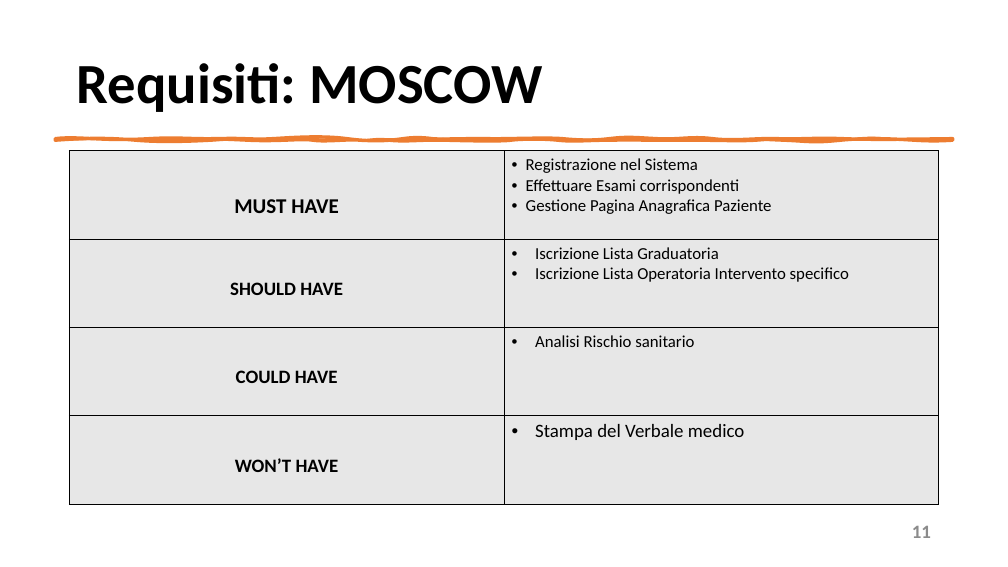
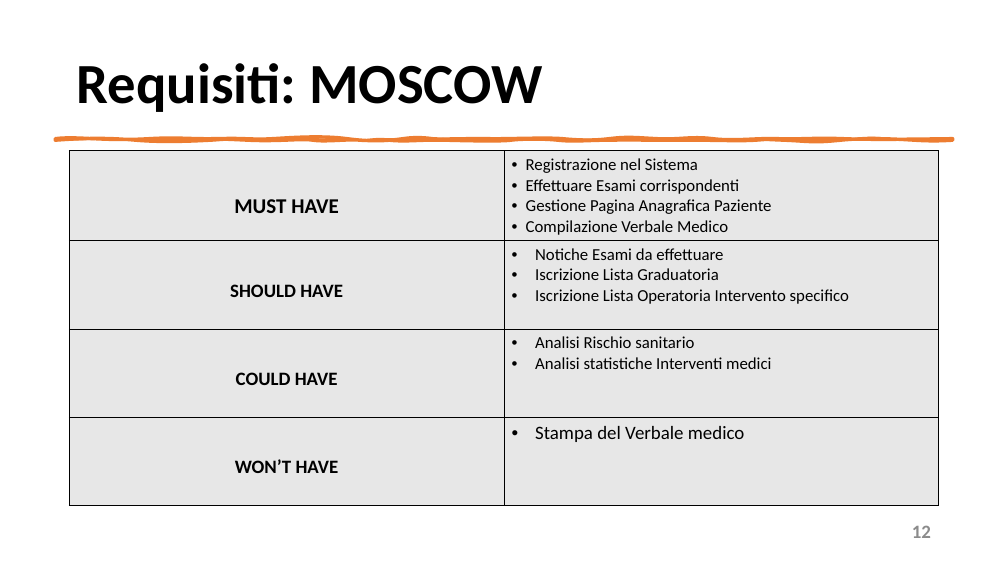
Before and after one commit to mangilimatteo/Progetto_Ingegneria_Software_Cattaneo_Mangili_Saini, a slide deck: slide 12 of Presentazione/Presentazione_Progetto.pptx (slide 11 before the commit). Drawn at 1008x567 pixels with LibreOffice and Linux fonts; fonts in the diff are those of the drawing. Boxes give left, top, right and bottom in pixels: in the first picture for what was removed or moved away, otherwise in the second. Text is boxed around its words. In the diff, an @@ line names an element or a change of style, - is before the commit and + after.

Commit message:
Update Presentazione Progetto
Correzione errori, compilazione Requisiti e Tools

```diff
--- a/Presentazione/Presentazione_Progetto.pptx
+++ b/Presentazione/Presentazione_Progetto.pptx
@@ table at bbox=[70, 151, 939, 504] @@
-row 1, column 2: Registrazione nel Sistema / Effettuare Esami corrispondenti / Gestione Pagina Anagrafica Paziente
+row 1, column 2: Registrazione nel Sistema / Effettuare Esami corrispondenti / Gestione Pagina Anagrafica Paziente / Compilazione Verbale Medico
-row 2, column 2: Iscrizione Lista Graduatoria / Iscrizione Lista Operatoria Intervento specifico
+row 2, column 2: Notiche Esami da effettuare / Iscrizione Lista Graduatoria / Iscrizione Lista Operatoria Intervento specifico
-row 3, column 2: Analisi Rischio sanitario
+row 3, column 2: Analisi Rischio sanitario / Analisi statistiche Interventi medici
@@ page number at bbox=[912, 526, 931, 538]: text changed @@
-11
+12
```
Also in this commit, not shown: 12 other slides changed, 1 slide added.
